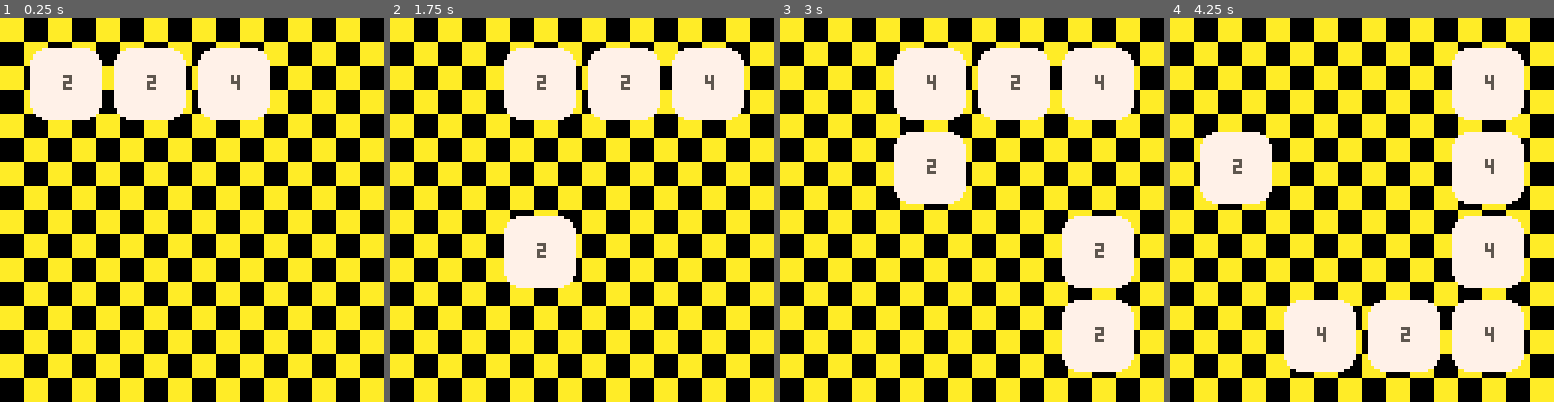
Above: before the commit, frames 1-4 (left to right).
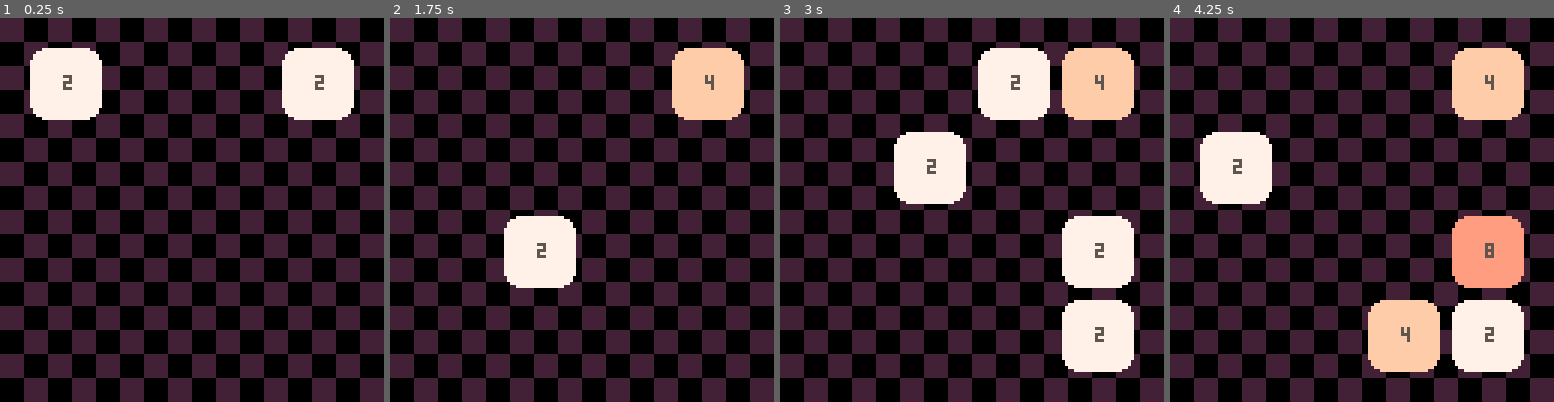
Above: after the commit, the same moments.

Repository: rbits0/2048-pico-8
Game: PICO-8 cartridge main.p8
Two runs of this game, one before a commit and one after it. Both use one fixed random seed, a clock stepped at 60 frames per second and the inputs below.
Inputs:
- Up to frame 1 (0.25 s): no input
- Up to frame 2 (1.75 s): hold Right from 1.6 s (still down)
- Up to frame 3 (3 s): release Right at 2.1 s; hold Up 2.15-2.42 s; hold Right from 2.47 s (still down)
- Up to frame 4 (4.25 s): release Right at 3.03 s; hold Left 3.08-3.58 s; hold Down 3.63-3.97 s; hold Right from 4.02 s (still down)

The runs differ from the first frame. In frame 1, 53% of the frame differs, in the area x 0-100%, y 0-100%; in frame 2, 53%; in frame 3, 47%; in frame 4, 55%.

Commit message:
Add different colours for each number

Diff:
--- a/board.lua
+++ b/board.lua
@@ -63,12 +63,12 @@
         --     {Cell.new(256, 4, 1), nil, nil, nil},
         -- }
 
-        obj.board = {
-            {Cell.new(2, 1, 1), Cell.new(2, 1, 2), Cell.new(4, 1, 3), nil},
-            {nil, nil, nil, nil},
-            {nil, nil, nil, nil},
-            {nil, nil, nil, nil},
-        }
+        -- obj.board = {
+        --     {Cell.new(2, 1, 1), Cell.new(4, 1, 2), Cell.new(8, 1, 3), Cell.new(16, 1, 4)},
+        --     {Cell.new(32, 2, 1), Cell.new(64, 2, 2), Cell.new(128, 2, 3), Cell.new(256, 2, 4)},
+        --     {Cell.new(512, 3, 1), Cell.new(1024, 3, 2), Cell.new(2048, 3, 3), Cell.new(4096, 3, 4)},
+        --     {Cell.new(8192, 4, 1), Cell.new(16384, 4, 2), nil, nil},
+        -- }
 
         return obj
     end,
--- a/cell.lua
+++ b/cell.lua
@@ -1,4 +1,24 @@
 -- cell.lua
+
+
+-- colors: 7 15 -1 -2 8 -8 -14 -15 1 -13 3 -5 11 (or -6)
+-- colours not used by tiles: 0, 5, and 6
+CELL_COLORS = {
+    [2] = 7,
+    [4] = 15,
+    [8] = 2,
+    [16] = 4,
+    [32] = 8,
+    [64] = 9,
+    [128] = 10,
+    [256] = 12,
+    [512] = 1,
+    [1024] = 13,
+    [2048] = 3,
+    [4096] = 14,
+    [8192] = 11,
+}
+DEFAULT_COLOR = 11
 
 
 Cell = {
@@ -7,6 +27,7 @@
             value = value,
             row = row,
             column = column,
+            merged_this_turn = false,
         }
 
         setmetatable(obj, { __index = function(table, key)
@@ -28,6 +49,14 @@
 
 
     draw = function(self)
+        -- set background colour palette
+        local color = CELL_COLORS[self.value]
+        if color == nil then
+            pal(7, DEFAULT_COLOR)
+        else
+            pal(7, color)
+        end
+
         spr(1, self.x     , self.y     )
         spr(5, self.x + 8 , self.y     )
         spr(2, self.x + 16, self.y     )
@@ -42,5 +71,8 @@
         local size = #text * 4
 
         print(self.value, self.x + (13 - size / 2), self.y + 9, 5)
+
+        -- reset palette
+        pal(7, 7)
     end,
 }
--- a/main.p8
+++ b/main.p8
@@ -7,6 +7,7 @@
 -- main.p8
 
 function _init()
+    modify_palette()
     printh(" ")
 
     board = Board.new()
@@ -34,9 +35,15 @@
 end
 
 
-function create_board()
+function modify_palette()
+    pal(2, -1, 1)
+    pal(4, -2, 1)
+    pal(9, -8, 1)
+    pal(10, -14, 1)
+    pal(12, -15, 1)
+    pal(13, -13, 1)
+    pal(14, -5, 1)
 end
-
 
 
 
